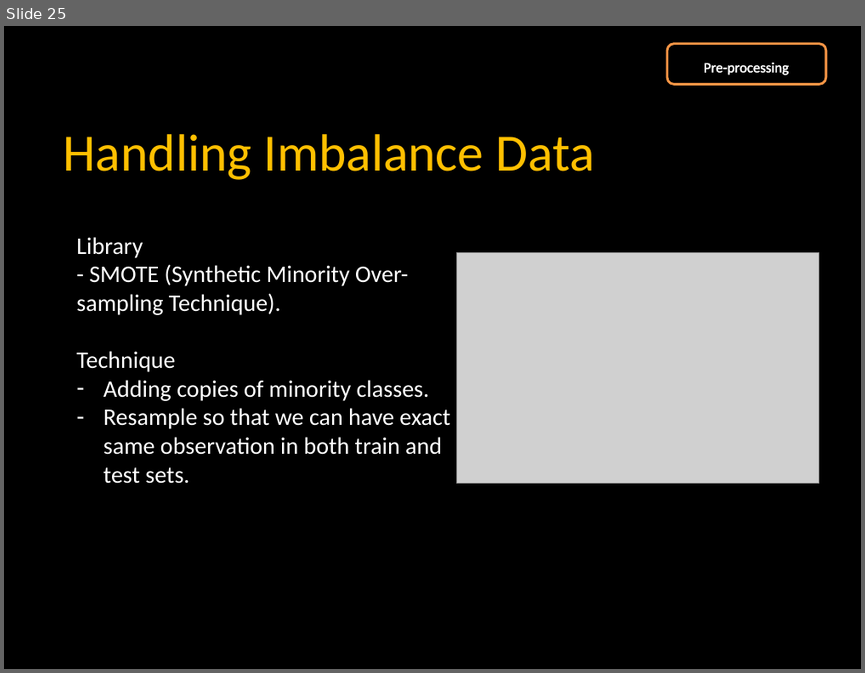
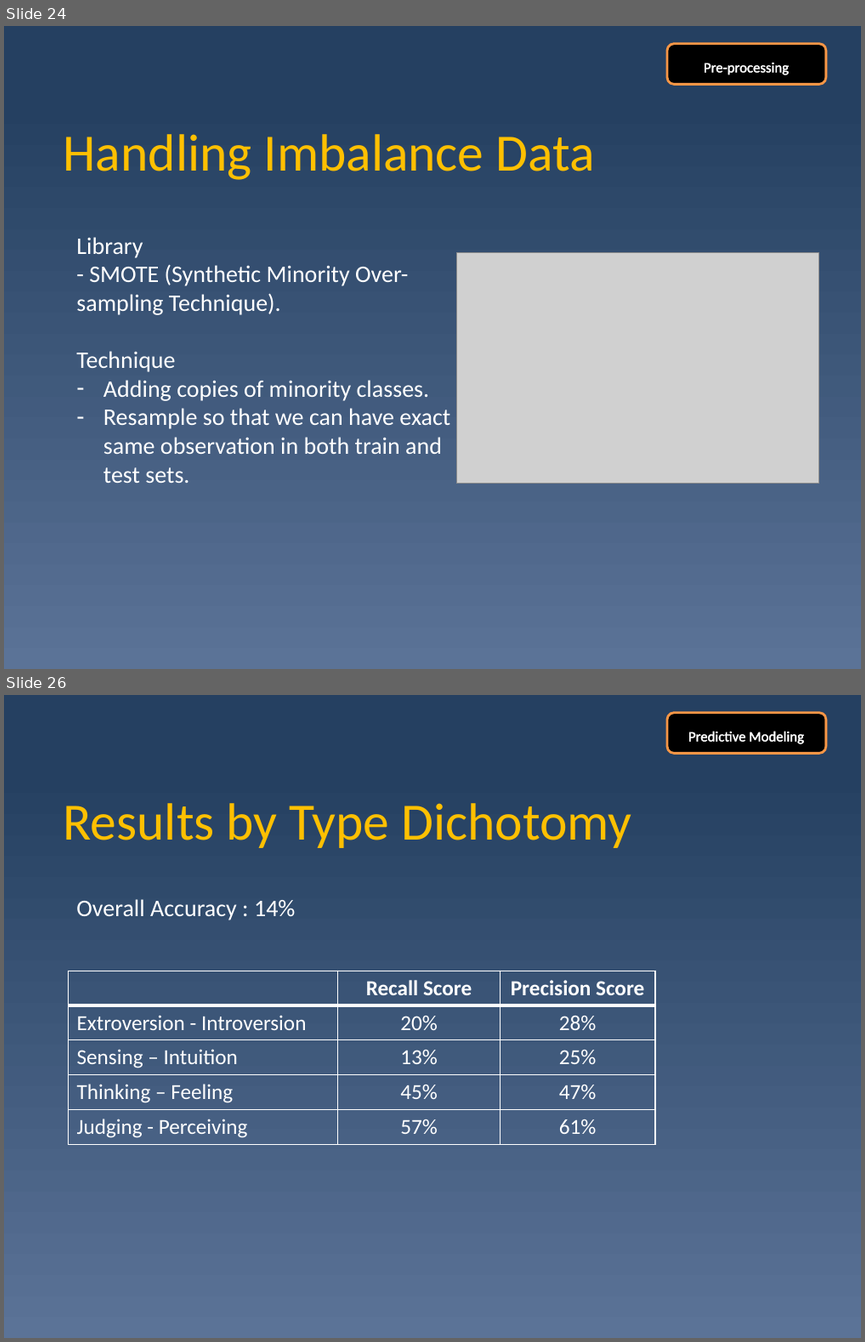
Before and after one commit to WeeYL/capstone, a slide deck: Personality analysis.pptx. Shown one above the other, each under a label of ours: slide 25 before the commit, slides 24 and 26 after it; the slides between them are not shown. The pictures are 865x673 and 865x1342 pixels, drawn with LibreOffice and Linux fonts; fonts in the diff are those of the drawing; grey boxes stand for pictures. Boxes give left, top, right and bottom in pixels: in the first picture for what was removed or moved away, otherwise in the second. Text is boxed around its words. In the diff, an @@ line names an element or a change of style, - is before the commit and + after.

```diff
--- a/Personality analysis.pptx
+++ b/Personality analysis.pptx
@@ slide 26 added at <box>4,695,861,1338</box>, background gradient #254061 to #5B7397 @@
@@ rounded rectangle added at <box>667,713,826,754</box>, fill #000000, outline #F79646 2 pt @@
@@ text added at <box>688,731,804,744</box>, 12 pt, text #FFFFFF @@
+Predictive Modeling
@@ title added at <box>64,803,632,848</box>, 44 pt, text #FFC000 @@
+Results by Type Dichotomy
@@ text added at <box>76,899,295,920</box>, 20 pt, text #FFFFFF @@
+Overall Accuracy : 14%
@@ table added at <box>69,971,655,1145</box>, 5 rows, 3 columns @@
+ | Recall Score | Precision Score
+Extroversion - Introversion | 20% | 28%
+Sensing – Intuition | 13% | 25%
+Thinking – Feeling | 45% | 47%
+Judging - Perceiving | 57% | 61%
@@ what was slide 25 is now slide 24 @@
@@ slide 24 changed as well @@
@@ background #000000 to gradient #254061 to #5B7397 @@
```
Also in this commit, not shown: 29 other slides changed, 1 other slide added, 2 slides removed, 2 other files.
